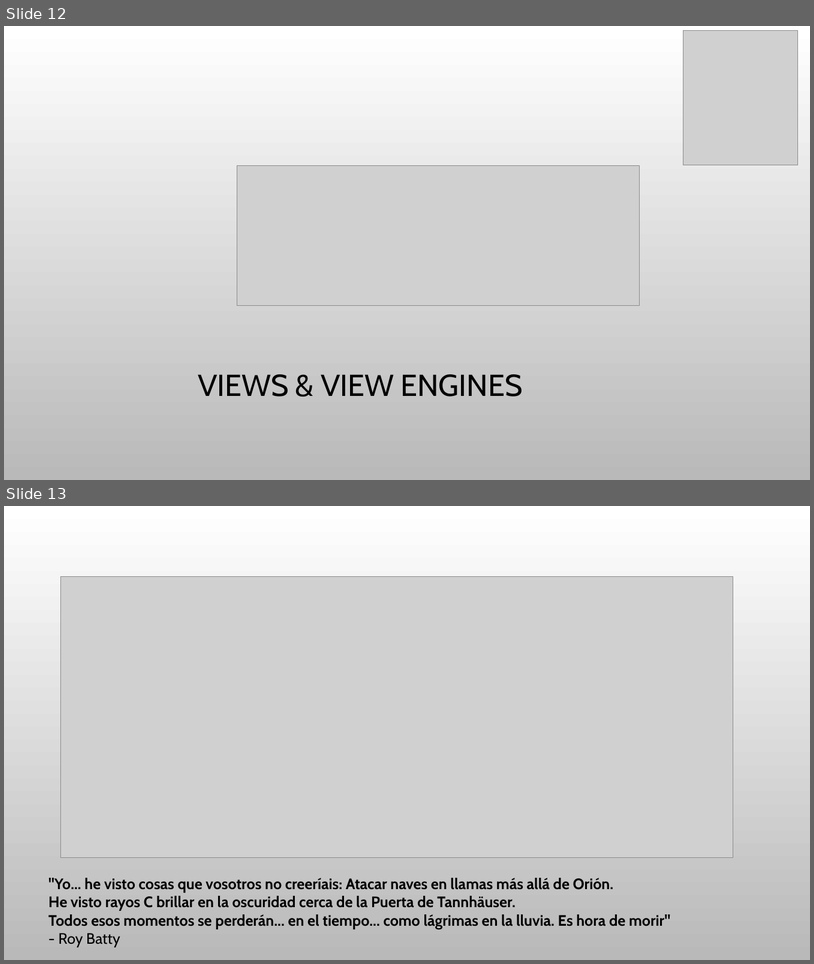
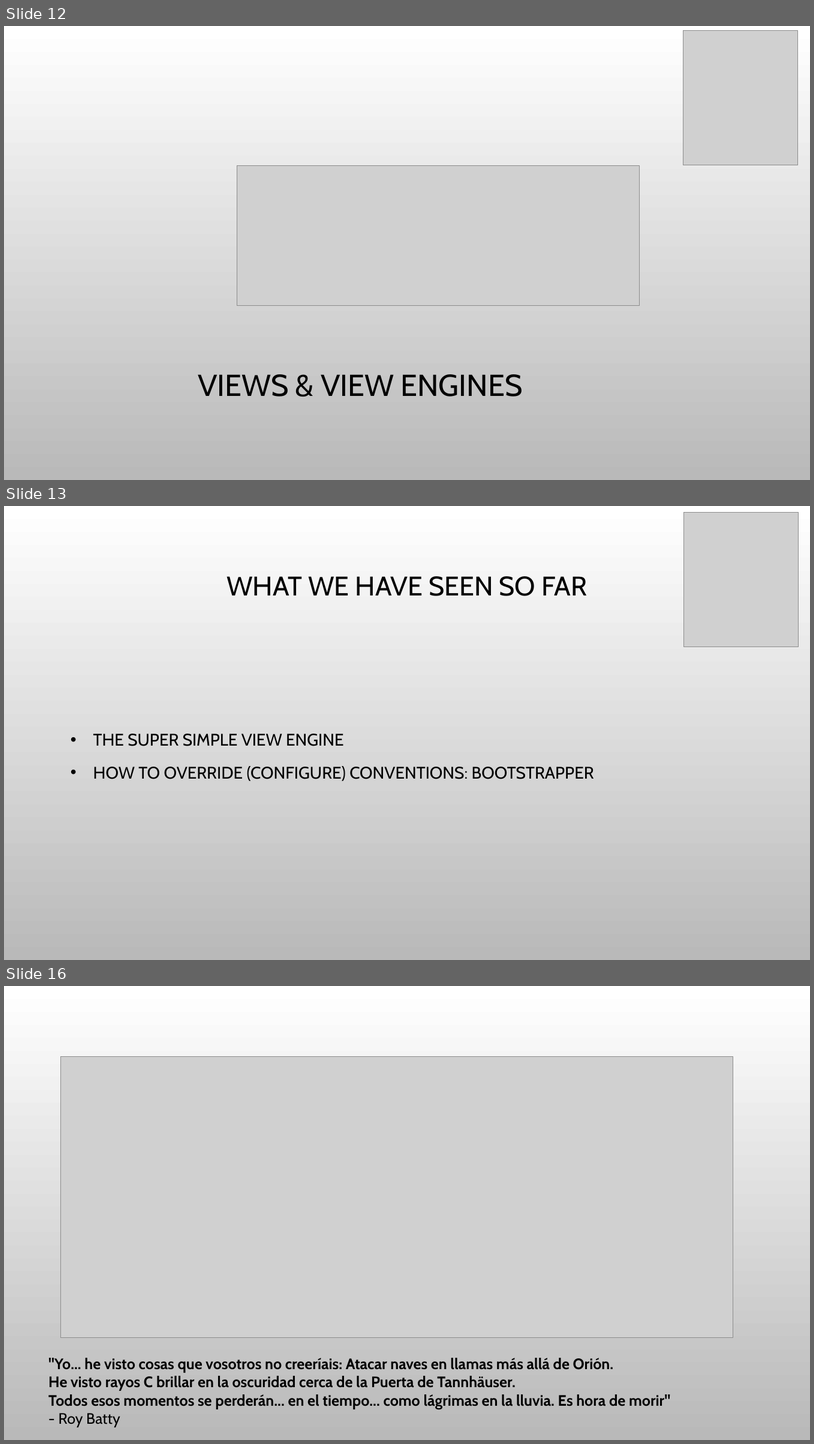
Before and after one commit to snavarropino/nancyFxSession, a slide deck: nancyFx.pptx. Shown one above the other, each under a label of ours: slides 12 and 13 before the commit, slides 12, 13 and 16 after it; the slides between them are not shown. The pictures are 814x964 and 814x1444 pixels, drawn with LibreOffice and Linux fonts; fonts in the diff are those of the drawing; grey boxes stand for pictures; background and template pictures are left out. Boxes give left, top, right and bottom in pixels: in the first picture for what was removed or moved away, otherwise in the second. Text is boxed around its words. In the diff, an @@ line names an element or a change of style, - is before the commit and + after.

```diff
--- a/nancyFx.pptx
+++ b/nancyFx.pptx
@@ slide 13 added at <box>4,506,810,960</box>, background picture (left out) @@
@@ picture added at <box>684,512,799,646</box> @@
@@ title added at <box>227,576,587,596</box>, 32 pt, text #000000 @@
+WHAT WE HAVE SEEN SO FAR
@@ text added at <box>93,733,594,781</box>, 20 pt, text #000000 @@
+• THE SUPER SIMPLE VIEW ENGINE
+• HOW TO OVERRIDE (CONFIGURE) CONVENTIONS: BOOTSTRAPPER
@@ what was slide 13 is now slide 16 @@
```
Also in this commit, not shown: 3 slides changed, 1 other slide added, 21 other files.
